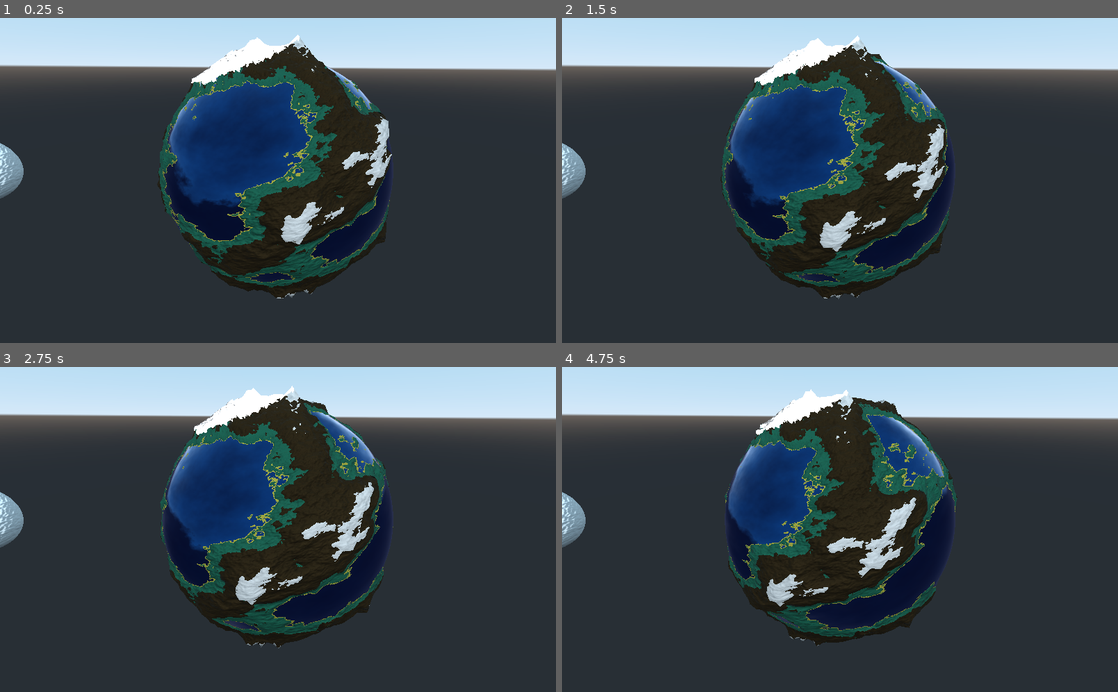
Above: before the commit, frames 1-4 (two rows, left to right).
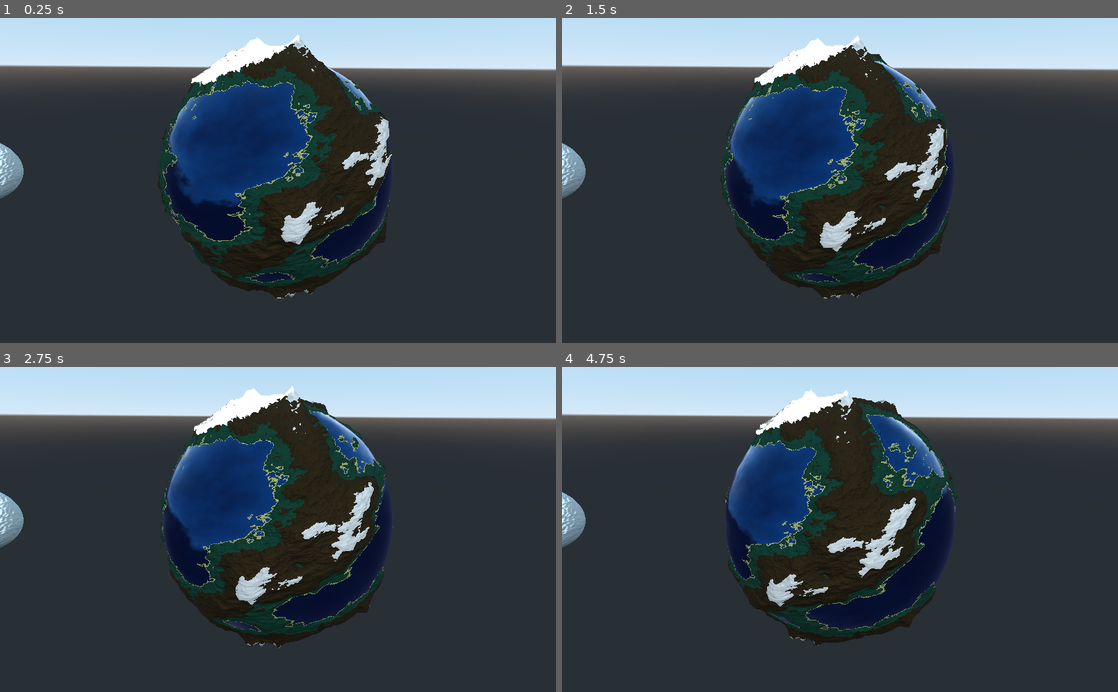
Above: after the commit, the same moments.

Repository: RichoM/SimplexNoiseTest
Game: Godot game, scene res://Test.tscn
Two runs of this game, one before a commit and one after it. Both use one fixed random seed, a clock stepped at 60 frames per second and the inputs below.
Inputs:
- Up to frame 1 (0.25 s): no input
- Up to frame 2 (1.5 s): no input
- Up to frame 3 (2.75 s): no input
- Up to frame 4 (4.75 s): no input

The runs differ from the first frame. In frame 1, 4.5% of the frame differs, in the area x 28-70%, y 12-83%; in frame 2, 4.3%; in frame 3, 4.2%; in frame 4, 4.4%.

Commit message:
Changed default colors a bit

Diff:
--- a/godot/terrain_sphere.tres
+++ b/godot/terrain_sphere.tres
@@ -8,8 +8,8 @@
 shader = ExtResource( 1 )
 shader_param/offset = Vector2( 0, 0 )
 shader_param/water = Color( 0.0901961, 0.482353, 0.768627, 1 )
-shader_param/beach = Color( 0.796875, 0.761389, 0.264587, 1 )
-shader_param/forest = Color( 0.104, 0.4, 0.3112, 1 )
+shader_param/beach = Color( 0.8, 0.777067, 0.456, 1 )
+shader_param/forest = Color( 0.054902, 0.243137, 0.184314, 1 )
 shader_param/mountain = Color( 0.24, 0.18432, 0.1008, 1 )
 shader_param/snow = Color( 0.74, 0.74, 0.74, 1 )
 shader_param/water_threshold = 0.0
